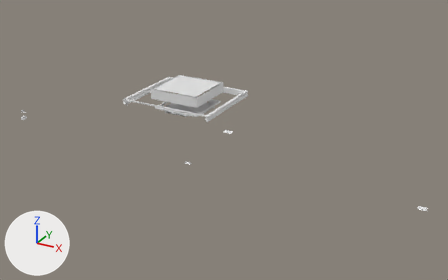
One commit to the Blender file blender/UV_Curing_Station.blend: the scene before it, then after it.
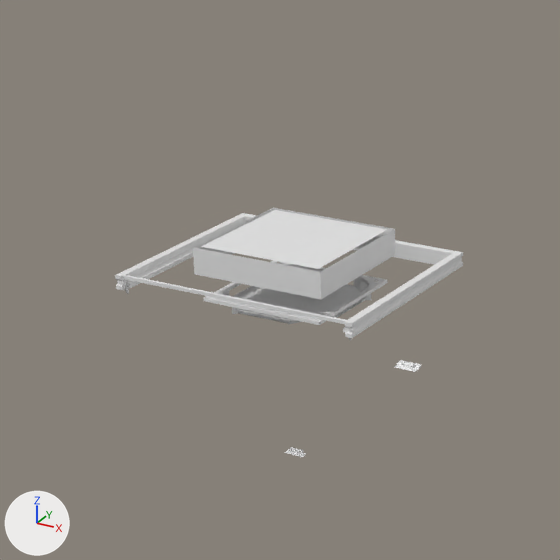
The first picture shows the older version from a 50 mm camera at (782.0, -1235.0, 706.0) aimed at (89.0, 25.0, 76.0). The close-ups show both versions on the part from 18% to 63% of the width and 0% to 72% of the height of that picture; other places that the commit changed are outside them. Lighting does not change. The marker at lower left points along +X, +Y and +Z.

Names of what the first close-up shows: 'EdgeGuard.001', 'Top Cover', 'Top Cover.001'.
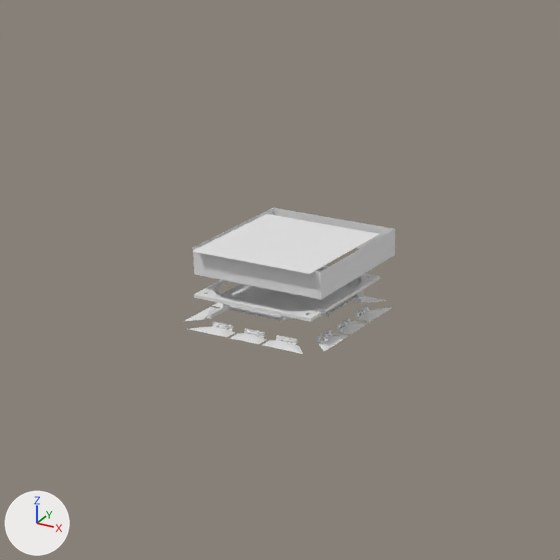
The change in detail:
me_shroud_120_20_v2_003 is used by ob_top_cover; location (0.0, 0.0, 146.0).
me_shroud_120_20_v2_003 had 1779 vertices, 1605 faces, 758 loose edges and spanned x -120.0..161.0, y -107.0..94.0, z -4.0..67.0.
me_shroud_120_20_v2_003 now has 7682 vertices, 13491 faces, 772 loose edges and spans x -120.0..120.0, y -107.0..94.0, z -1.0..67.0.
me_shroud_120_20_v2_003 part 1: the loose piece of 4 vertices spanning x -60.0..60.0, y -60.0..60.0, z 67.0 is moved by (0.0, -14.0, 0.0).
me_shroud_120_20_v2_003 part 2: the loose piece of 597 vertices spanning x -60.0..60.0, y -60.0..60.0, z 9.0..19.0 is moved by (0.0, -14.0, 8.0).
me_shroud_120_20_v2_003 part 3: the loose piece of 264 vertices spanning x 141.0..161.0, y -70.0..-63.0, z -1.0..3.0 is deleted.
me_shroud_120_20_v2_003 part 4: the loose piece of 147 vertices spanning x 141.0..161.0, y -75.0..-67.0, z -1.0..2.0 is deleted.
me_shroud_120_20_v2_003 part 5: 743 vertices removed from x -110.0..110.0, y -76.0..80.0, z -1.0..67.0; 7057 vertices added at x -110.0..110.0, y -90.0..66.0, z -1.0..67.0.
Object 'EdgeGuard.001' (ob_edgeguard_001) is now hidden.
Object 'Top Cover.001' (ob_top_cover_001) is deleted.

What differs and where, as boxes (x1, y1, x2, y2) in the close-ups (560 x 560 px; the box of a moved part takes in the faces that stretch with it):
'Top Cover', reshaped
    before: (193, 208, 421, 372)
    after: (183, 208, 395, 354)
'EdgeGuard.001', hidden
    before: (115, 213, 463, 340)
'Top Cover.001', deleted
    before: (285, 447, 306, 457)
part 1 of me_shroud_120_20_v2_003, moved or reshaped
    before: (201, 210, 387, 269)
    after: (193, 214, 379, 274)
part 2 of me_shroud_120_20_v2_003, moved or reshaped
    before: (203, 260, 388, 325)
    after: (194, 266, 380, 322)
part 3 of me_shroud_120_20_v2_003, deleted
    before: (397, 360, 421, 370)
part 4 of me_shroud_120_20_v2_003, deleted
    before: (395, 362, 417, 372)
part 5 of me_shroud_120_20_v2_003, built on
    after: (183, 296, 391, 354)
